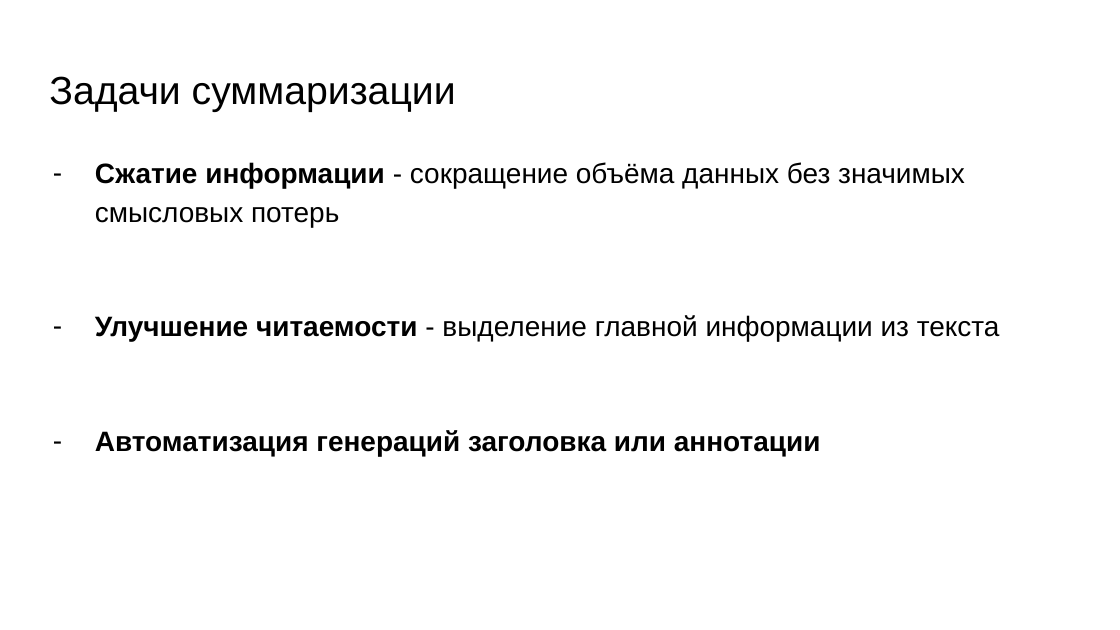
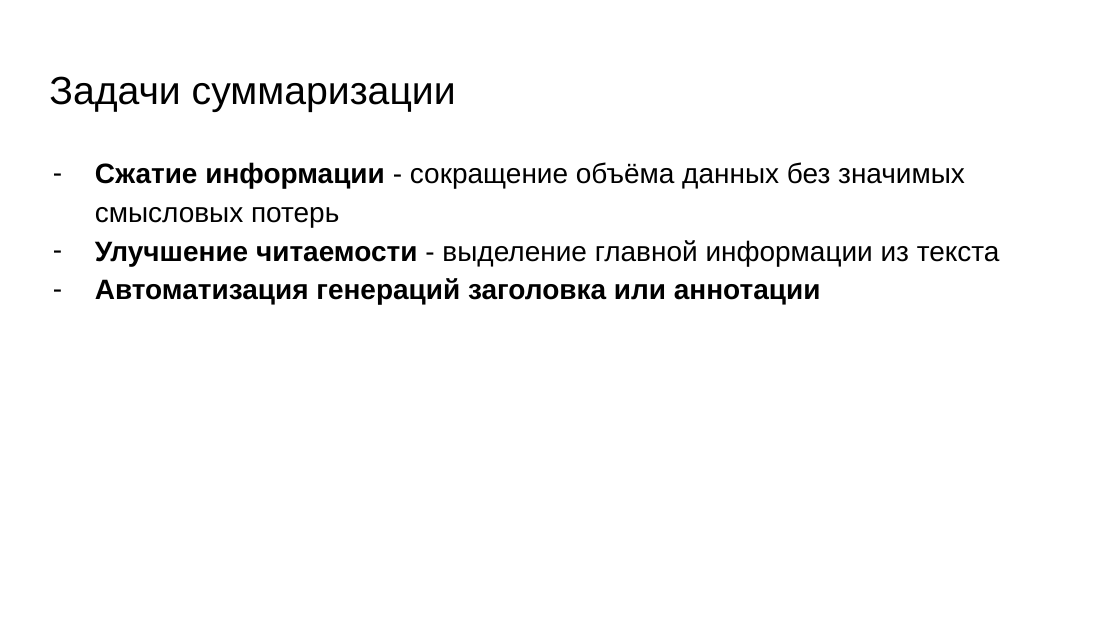
Before and after one commit to IvanEfremovSPBU/Text-Summarization, a slide deck: slide 3 of Суммаризация.pptx. Drawn at 1120x630 pixels with LibreOffice and Linux fonts; fonts in the diff are those of the drawing. Boxes give left, top, right and bottom in pixels: in the first picture for what was removed or moved away, otherwise in the second. Text is boxed around its words. In the diff, an @@ line names an element or a change of style, - is before the commit and + after.

```diff
--- a/Суммаризация.pptx
+++ b/Суммаризация.pptx
@@ text at (x1=95, y1=240, x2=1000, y2=304): less space between paragraphs @@
```
Also in this commit, not shown: 8 other slides changed, 2 other files.
